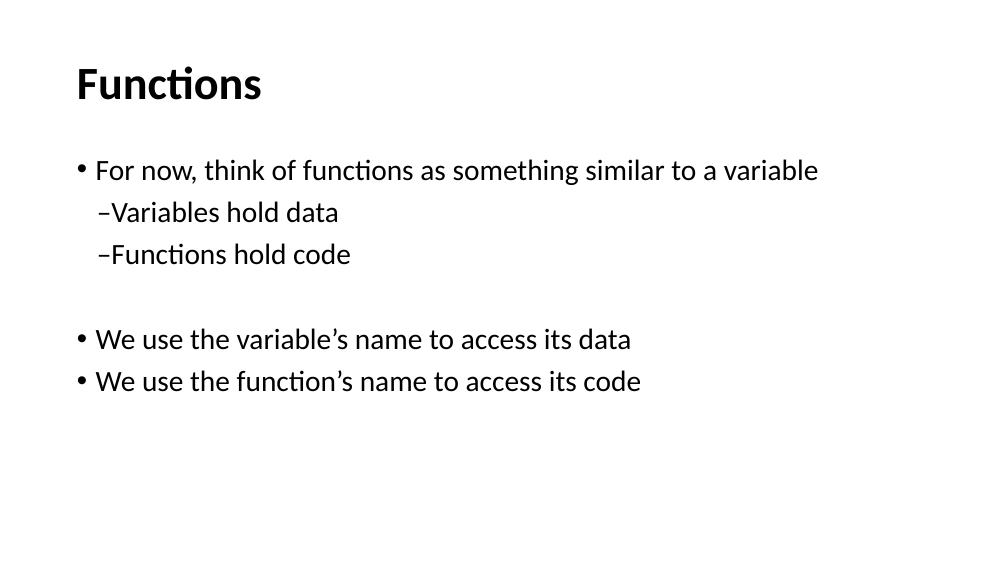
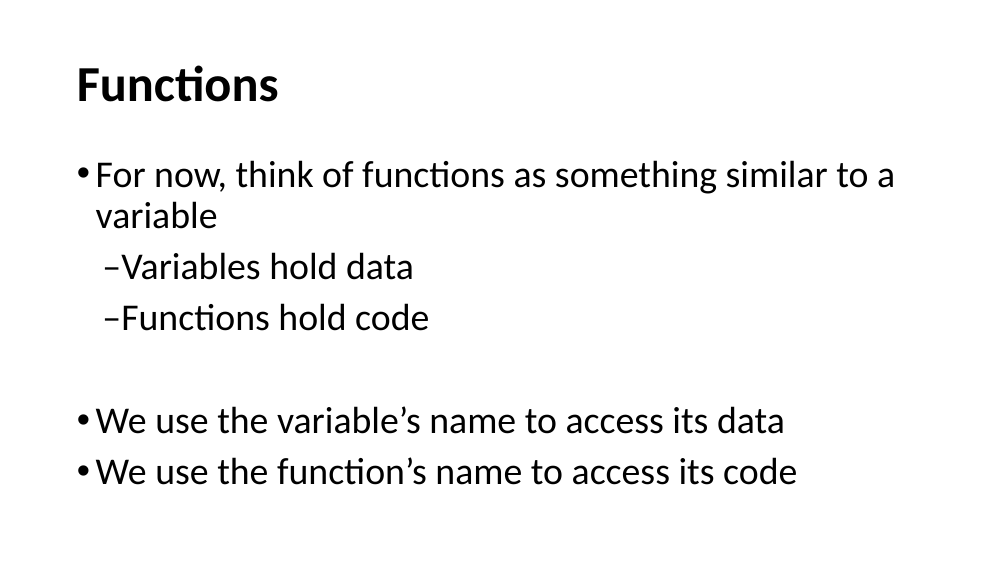
Before and after one commit to HKohin/Python-for-Upward-Bound-Program, a slide deck: slide 5 of PYTHON_6_Decision Structures.pptx. Drawn at 1008x567 pixels with LibreOffice and Linux fonts; fonts in the diff are those of the drawing. Boxes give left, top, right and bottom in pixels: in the first picture for what was removed or moved away, otherwise in the second. Text is boxed around its words. In the diff, an @@ line names an element or a change of style, - is before the commit and + after.

```diff
--- a/PYTHON_6_Decision Structures.pptx
+++ b/PYTHON_6_Decision Structures.pptx
@@ title "Functions" at (77, 65, 279, 102): size 44 to 48 pt @@
@@ text "For now, think of functions ..." at (96, 160, 895, 485): size 28 to 36 pt @@
```
Also in this commit, not shown: 4 other slides changed, 1 other file.
